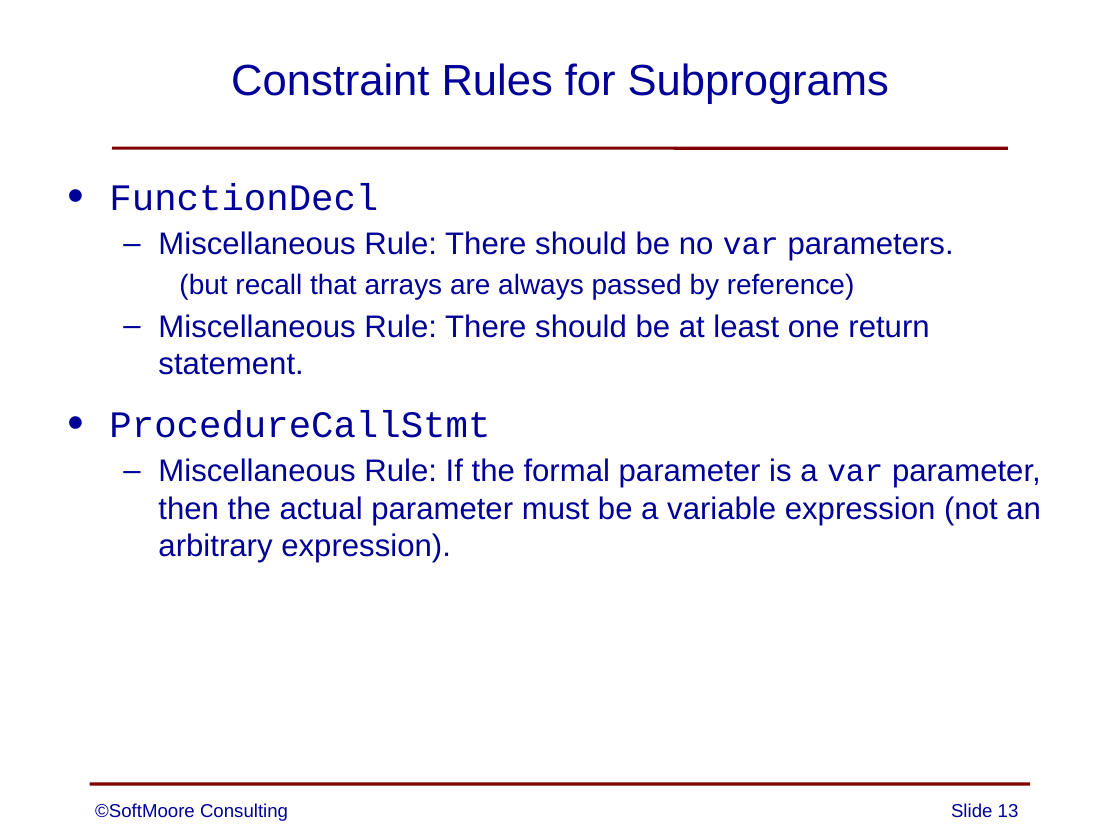
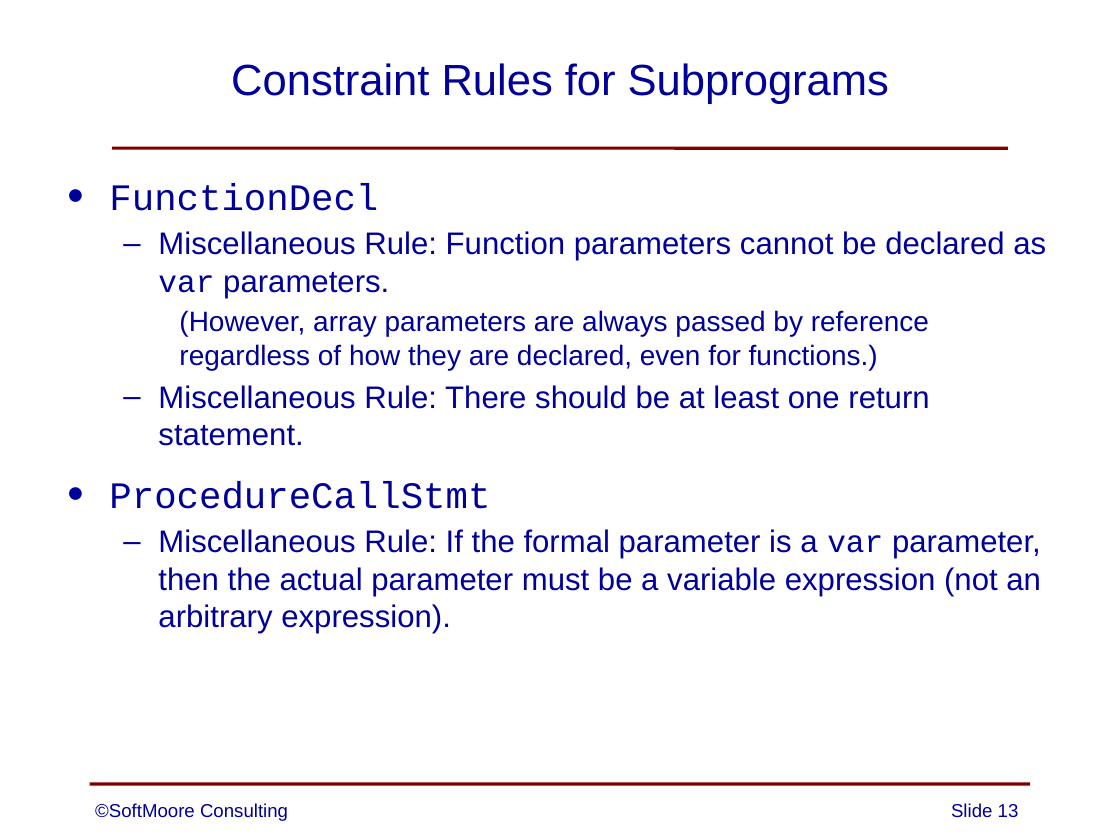
Before and after one commit to SoftMoore/CPRL-Kt-2nd, a slide deck: slide 13 of PowerPoints/13 - Subprograms.pptx. Drawn at 1120x840 pixels with LibreOffice and Linux fonts; fonts in the diff are those of the drawing. Boxes give left, top, right and bottom in pixels: in the first picture for what was removed or moved away, otherwise in the second. Text is boxed around its words. In the diff, an @@ line names an element or a change of style, - is before the commit and + after.

```diff
--- a/PowerPoints/13 - Subprograms.pptx
+++ b/PowerPoints/13 - Subprograms.pptx
@@ text at <box>158,231,1046,370</box>: text changed; size 20 to 18 pt @@
-  – Miscellaneous Rule: There should be no var parameters.
-    (but recall that arrays are always passed by reference)
+  – Miscellaneous Rule: Function parameters cannot be declared as var parameters.
+    (However, array parameters are always passed by reference regardless of how they are declared, even for functions.)
```
Also in this commit, not shown: 1 other slide changed, 2 other files.
